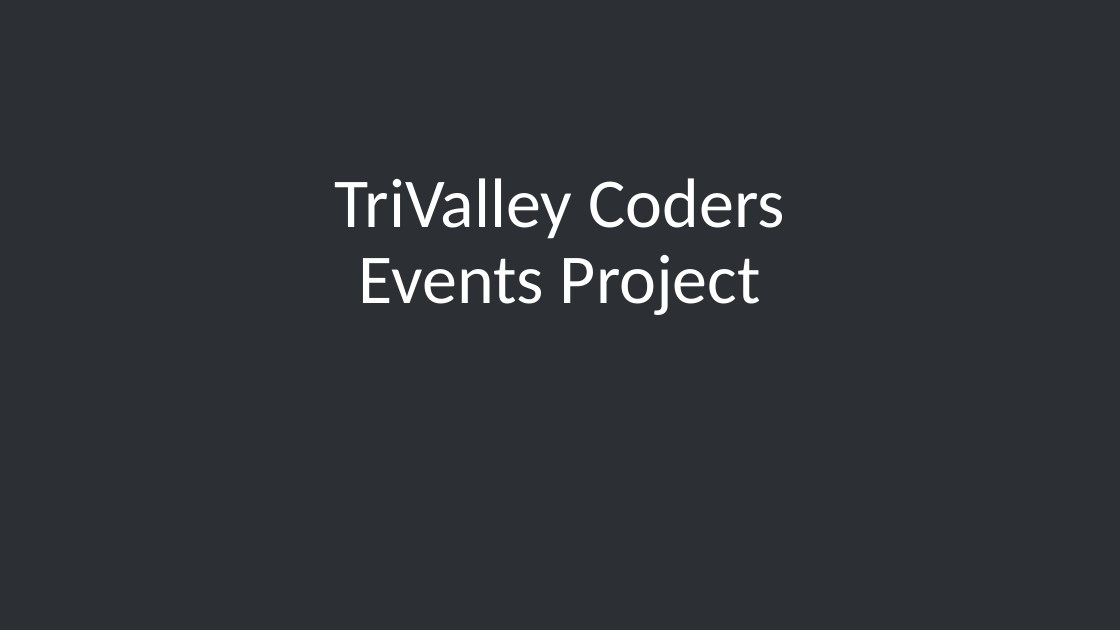
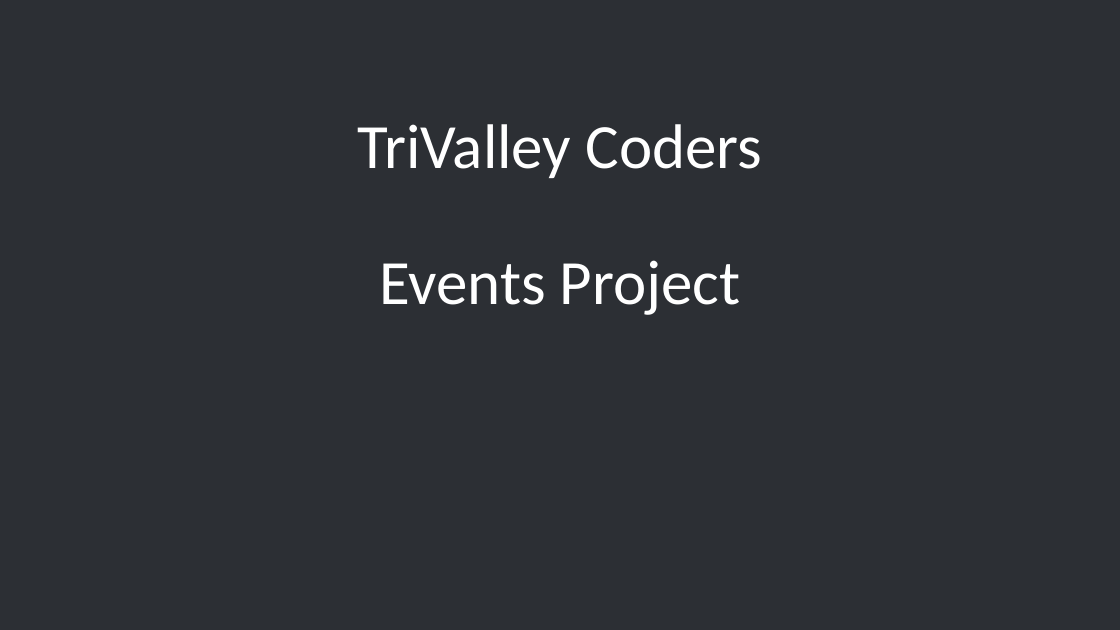
Before and after one commit to trivalleycoders-org/event-doc-and-admin, a slide deck: slide 1 of doc/project-presentations/project-intro-contrib.pptx. Drawn at 1120x630 pixels with LibreOffice and Linux fonts; fonts in the diff are those of the drawing; background and template pictures are left out. Boxes give left, top, right and bottom in pixels: in the first picture for what was removed or moved away, otherwise in the second. Text is boxed around its words. In the diff, an @@ line names an element or a change of style, - is before the commit and + after.

```diff
--- a/doc/project-presentations/project-intro-contrib.pptx
+++ b/doc/project-presentations/project-intro-contrib.pptx
@@ title "TriValley Coders Events Project" at <box>357,124,763,315</box>: size 60 to 54 pt @@
```
Also in this commit, not shown: 4 other slides changed, 4 slides removed, 26 other files.
